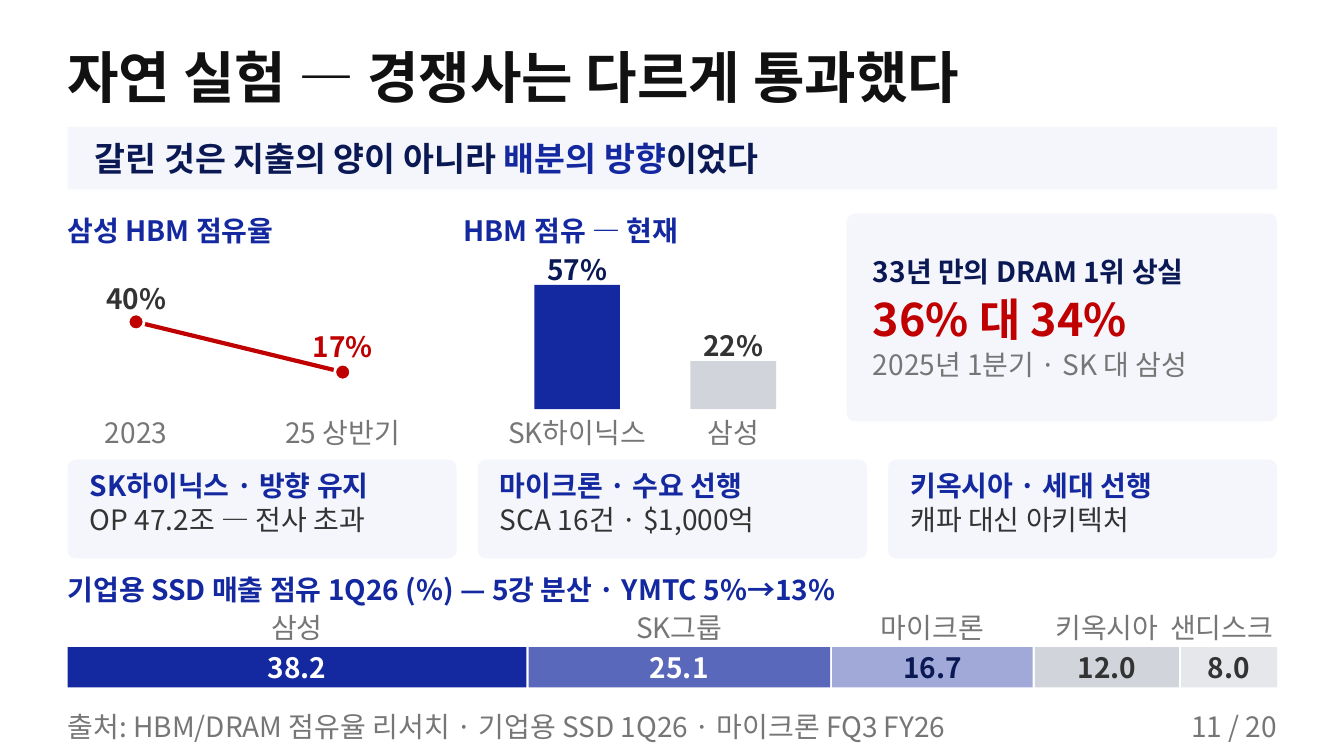
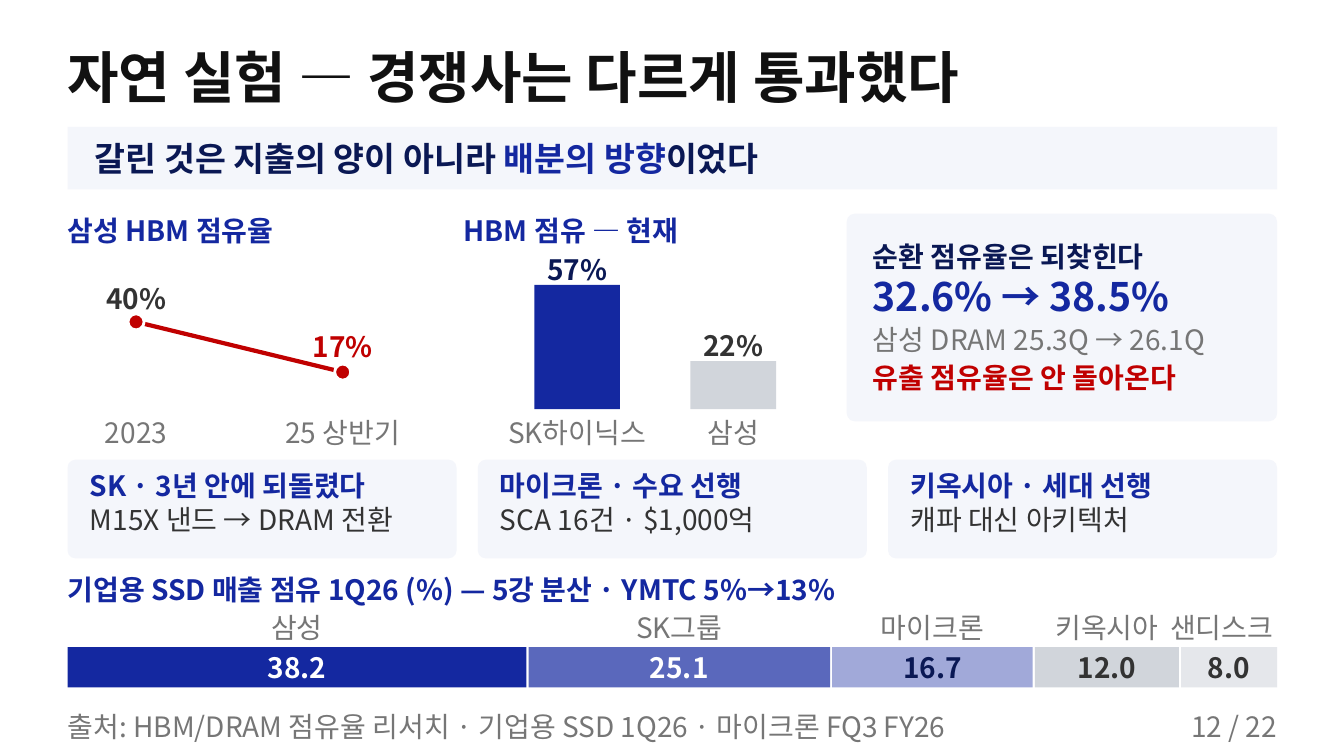
Before and after one commit to k31001/action-learning, a slide deck: slide 12 of outputs/presentation/storyline-common-overview.pptx (slide 11 before the commit). Drawn at 1344x756 pixels with LibreOffice and Linux fonts; fonts in the diff are those of the drawing. Boxes give left, top, right and bottom in pixels: in the first picture for what was removed or moved away, otherwise in the second. Text is boxed around its words. In the diff, an @@ line names an element or a change of style, - is before the commit and + after.

```diff
--- a/outputs/presentation/storyline-common-overview.pptx
+++ b/outputs/presentation/storyline-common-overview.pptx
@@ text removed at [873, 258, 1184, 285] @@
-33년 만의 DRAM 1위 상실
@@ text added at [873, 243, 1143, 270], 20 pt, text #0A1854, bold @@
+순환 점유율은 되찾힌다
@@ text removed at [873, 298, 1127, 340] @@
-36% 대 34%
@@ text added at [873, 281, 1170, 312], 28 pt, text #1428A0, bold @@
+32.6% → 38.5%
@@ text at [873, 327, 1205, 355]: text changed @@
-2025년 1분기 · SK 대 삼성
+삼성 DRAM 25.3Q → 26.1Q
@@ text added at [873, 364, 1176, 391], 20 pt, text #C00000, bold @@
+유출 점유율은 안 돌아온다
@@ text at [90, 472, 366, 499]: text changed @@
-SK하이닉스 · 방향 유지
+SK · 3년 안에 되돌렸다
@@ text at [90, 506, 393, 532]: text changed @@
-OP 47.2조 — 전사 초과
+M15X 낸드 → DRAM 전환
@@ text at [1191, 716, 1277, 737]: text changed @@
-11 / 20
+12 / 22
```
Also in this commit, not shown: 18 other slides changed, 2 slides added, 4 other files.
